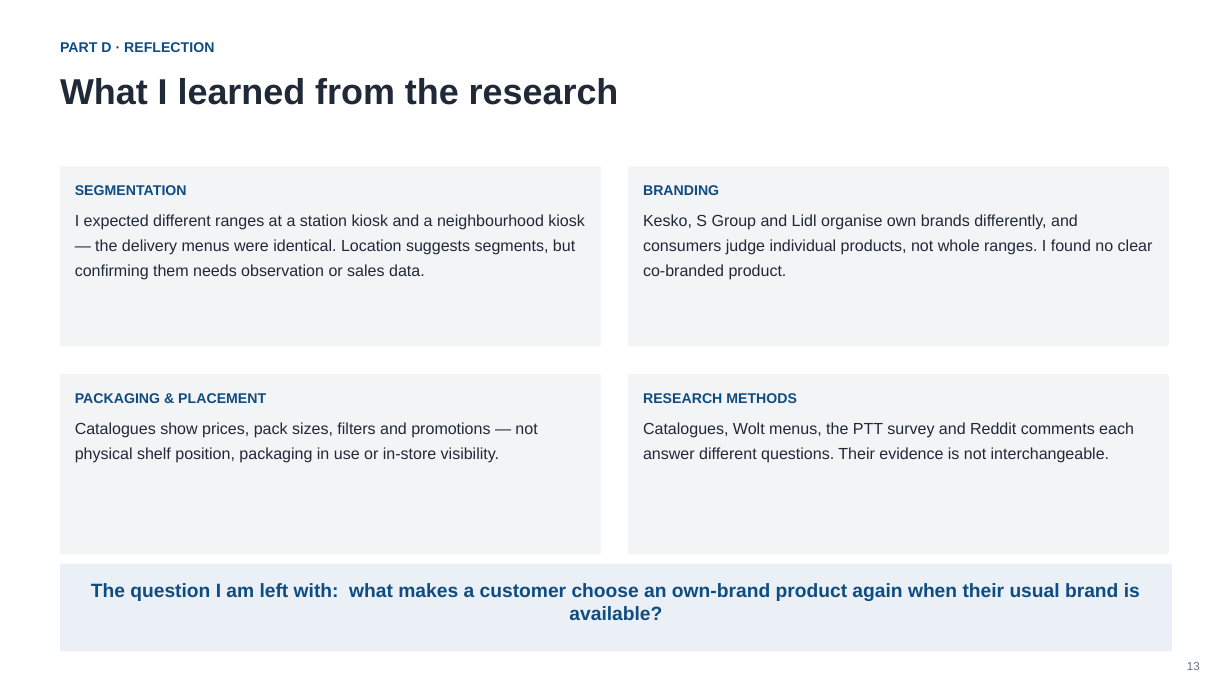
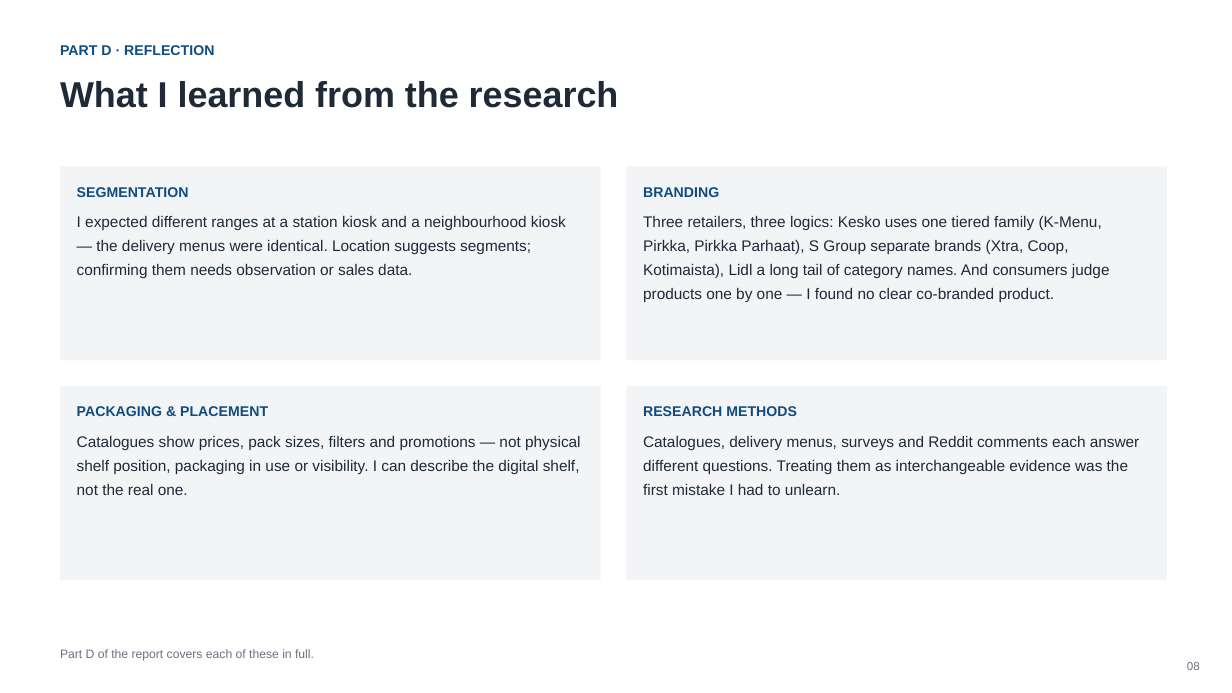
Before and after one commit to smyrnav/arcada-coursework, a slide deck: slide 8 of 2026-autumn/introduction-to-marketing/private-label-retail-analytics/presentation/presentation.pptx (slide 13 before the commit). Drawn at 1232x693 pixels with LibreOffice and Linux fonts; fonts in the diff are those of the drawing. Boxes give left, top, right and bottom in pixels: in the first picture for what was removed or moved away, otherwise in the second. Text is boxed around its words. In the diff, an @@ line names an element or a change of style, - is before the commit and + after.

```diff
--- a/2026-autumn/introduction-to-marketing/private-label-retail-analytics/presentation/presentation.pptx
+++ b/2026-autumn/introduction-to-marketing/private-label-retail-analytics/presentation/presentation.pptx
@@ rectangle: place and size @@
-rectangle at (60,166,601,347)
+rectangle at (60,166,601,360)
@@ rectangle: place and size @@
-rectangle at (628,166,1169,347)
+rectangle at (627,166,1167,360)
@@ text at (77,216,566,278): text changed; size 12.5 to 12 pt @@
-I expected different ranges at a station kiosk and a neighbourhood kiosk — the delivery menus were identical. Location suggests segments, but confirming them needs observation or sales data.
+I expected different ranges at a station kiosk and a neighbourhood kiosk — the delivery menus were identical. Location suggests segments; confirming them needs observation or sales data.
@@ text at (643,216,1110,302): text changed; size 12.5 to 12 pt @@
-Kesko, S Group and Lidl organise own brands differently, and consumers judge individual products, not whole ranges. I found no clear co-branded product.
+Three retailers, three logics: Kesko uses one tiered family (K-Menu, Pirkka, Pirkka Parhaat), S Group separate brands (Xtra, Coop, Kotimaista), Lidl a long tail of category names. And consumers judge products one by one — I found no clear co-branded product.
@@ rectangle: place and size @@
-rectangle at (60,374,601,555)
+rectangle at (60,386,601,580)
@@ rectangle: place and size @@
-rectangle at (628,374,1169,555)
+rectangle at (627,386,1167,580)
@@ text "PACKAGING & PLACEMENT": place and size @@
-text "PACKAGING & PLACEMENT" at (75,393,537,463)
+text "PACKAGING & PLACEMENT" at (77,406,581,495)
@@ text "RESEARCH METHODS": place and size @@
-text "RESEARCH METHODS" at (643,393,1134,463)
+text "RESEARCH METHODS" at (643,406,1140,495)
@@ text at (77,436,581,495): text changed; size 12.5 to 12 pt @@
-Catalogues show prices, pack sizes, filters and promotions — not physical shelf position, packaging in use or in-store visibility.
+Catalogues show prices, pack sizes, filters and promotions — not physical shelf position, packaging in use or visibility. I can describe the digital shelf, not the real one.
@@ text at (643,436,1140,495): text changed; size 12.5 to 12 pt @@
-Catalogues, Wolt menus, the PTT survey and Reddit comments each answer different questions. Their evidence is not interchangeable.
+Catalogues, delivery menus, surveys and Reddit comments each answer different questions. Treating them as interchangeable evidence was the first mistake I had to unlearn.
@@ rectangle removed at (60,564,1172,652) @@
@@ text removed at (91,583,1140,620) @@
-The question I am left with: what makes a customer choose an own-brand product again when their usual brand is available?
@@ text added at (60,649,314,661), 9.5 pt, text #6B7280 @@
+Part D of the report covers each of these in full.
@@ text at (1187,662,1200,670): text changed @@
-13
+08
```
Also in this commit, not shown: 4 other slides changed, 5 slides added, 9 slides removed, 2 other files.
